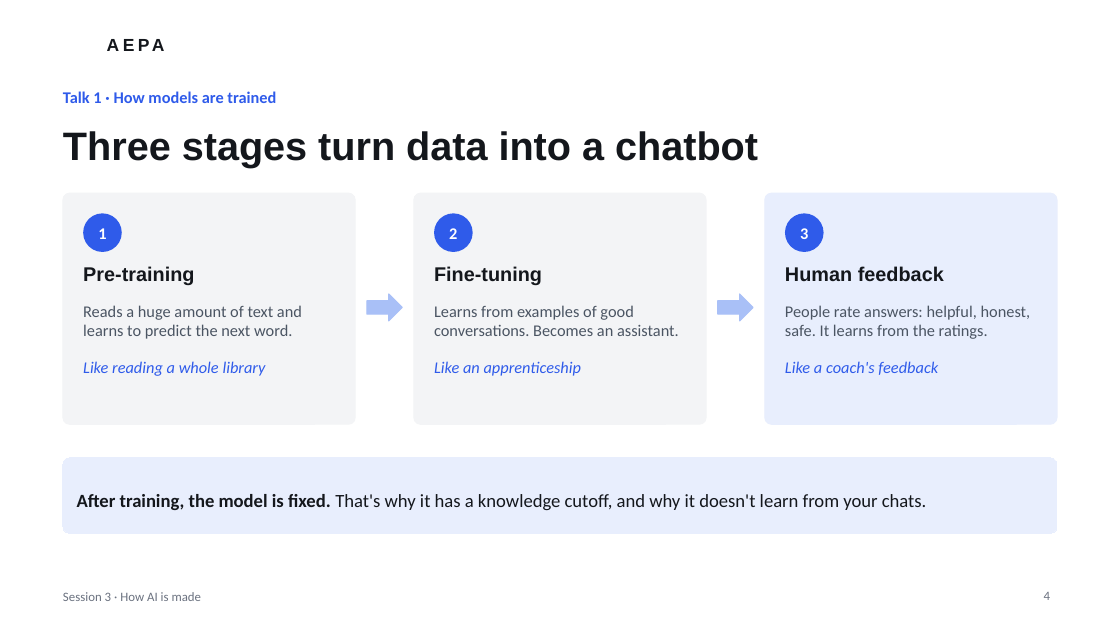
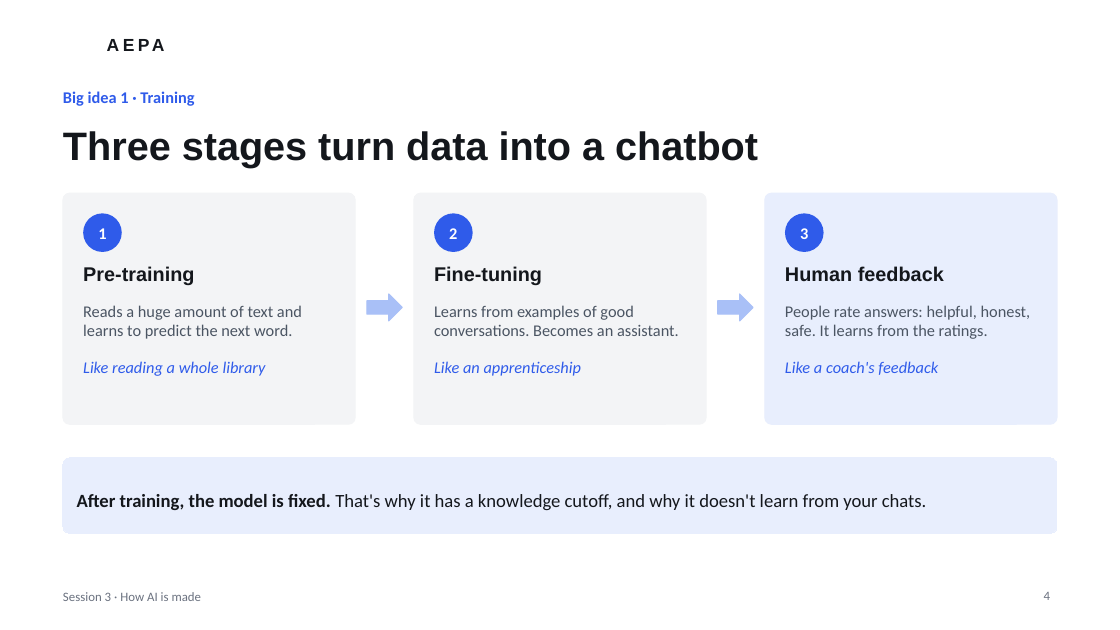
Before and after one commit to JTSG-cons/aepa-sessions, a slide deck: slide 4 of session-3/AEPA-Session-3.pptx. Drawn at 1120x630 pixels with LibreOffice and Linux fonts; fonts in the diff are those of the drawing; background and template pictures are left out. Boxes give left, top, right and bottom in pixels: in the first picture for what was removed or moved away, otherwise in the second. Text is boxed around its words. In the diff, an @@ line names an element or a change of style, - is before the commit and + after.

```diff
--- a/session-3/AEPA-Session-3.pptx
+++ b/session-3/AEPA-Session-3.pptx
@@ text at (63,91,194,106): text changed @@
-Talk 1 · How models are trained
+Big idea 1 · Training
```
Also in this commit, not shown: 11 other slides changed, 4 slides added, 5 slides removed, 2 other files.
